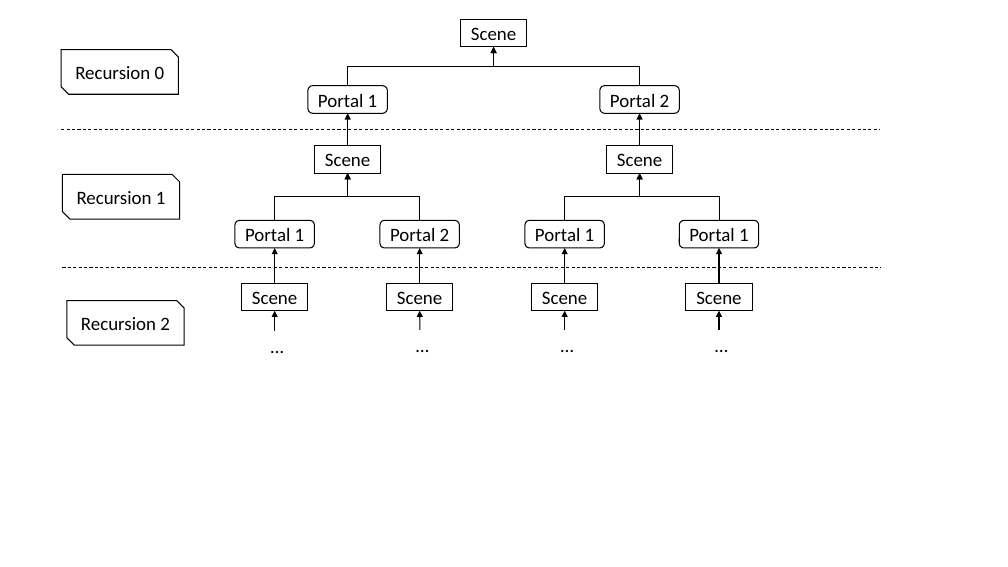
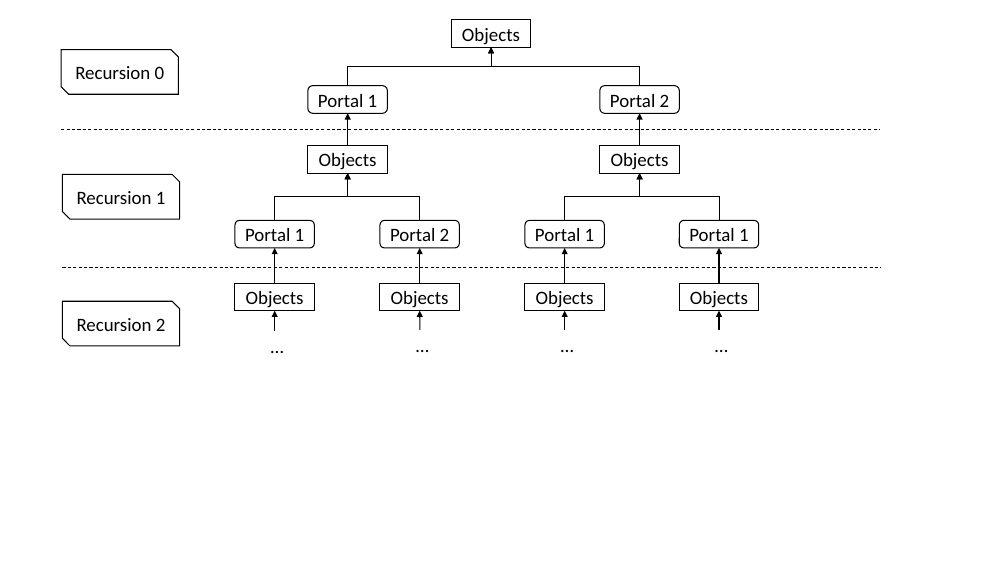
Before and after one commit to nebulark/master_thesis, a slide deck: slide 1 of master_thesis/powerpoints/rendertree.pptx. Drawn at 1008x567 pixels with LibreOffice and Linux fonts; fonts in the diff are those of the drawing. Boxes give left, top, right and bottom in pixels: in the first picture for what was removed or moved away, otherwise in the second. Text is boxed around its words. In the diff, an @@ line names an element or a change of style, - is before the commit and + after.

```diff
--- a/master_thesis/powerpoints/rendertree.pptx
+++ b/master_thesis/powerpoints/rendertree.pptx
@@ rectangle added at <box>451,20,531,48</box>, fill #FFFFFF, outline #000000 1 pt, 18 pt, text #000000 @@
+Objects
@@ rectangle removed at <box>461,19,527,47</box> @@
-Scene
@@ elbow arrow (348, 85) - (492, 47): route changed @@
@@ elbow arrow (640, 85) - (492, 47): route changed @@
@@ rectangle "Objects": place and size @@
-rectangle "Objects" at <box>315,145,381,173</box>
+rectangle "Objects" at <box>308,145,387,173</box>
@@ rectangle "Objects": place and size @@
-rectangle "Objects" at <box>606,145,673,173</box>
+rectangle "Objects" at <box>600,145,680,173</box>
@@ text in rectangle at <box>319,153,377,170</box>: text changed @@
-Scene
+Objects
@@ text in rectangle at <box>611,153,669,170</box>: text changed @@
-Scene
+Objects
@@ rectangle "Objects": place and size @@
-rectangle "Objects" at <box>241,283,308,311</box>
+rectangle "Objects" at <box>235,283,315,311</box>
@@ text in rectangle at <box>246,291,304,308</box>: text changed @@
-Scene
+Objects
@@ rectangle "Objects": place and size @@
-rectangle "Objects" at <box>386,283,453,311</box>
+rectangle "Objects" at <box>380,283,460,311</box>
@@ text in rectangle at <box>391,291,449,308</box>: text changed @@
-Scene
+Objects
@@ rectangle "Objects": place and size @@
-rectangle "Objects" at <box>532,283,598,311</box>
+rectangle "Objects" at <box>525,283,604,311</box>
@@ text in rectangle at <box>536,291,594,308</box>: text changed @@
-Scene
+Objects
@@ rectangle "Objects": place and size @@
-rectangle "Objects" at <box>686,283,752,311</box>
+rectangle "Objects" at <box>680,283,759,311</box>
@@ text in rectangle at <box>690,291,748,308</box>: text changed @@
-Scene
+Objects
@@ snip diag rect "Recursion 2": place and size @@
-snip diag rect "Recursion 2" at <box>67,301,185,346</box>
+snip diag rect "Recursion 2" at <box>63,301,180,346</box>
```
Also in this commit, not shown: 8 other files.
